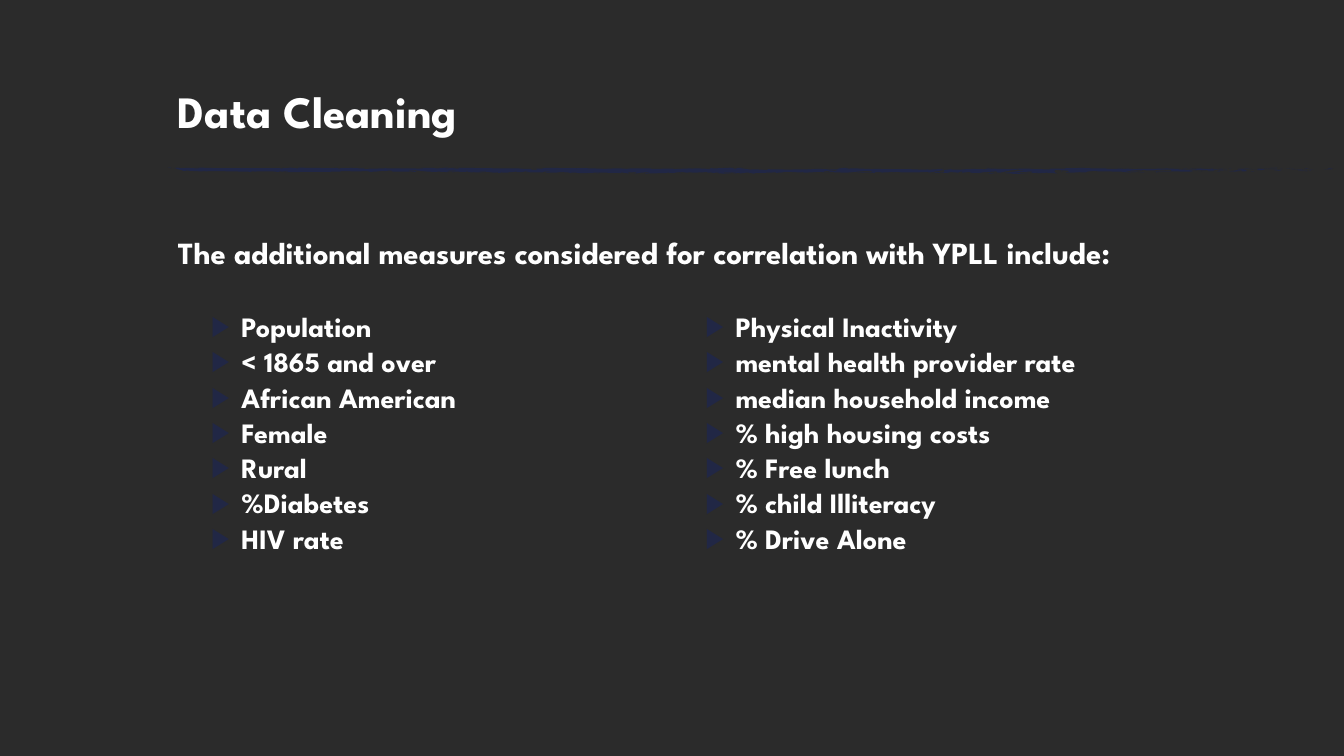
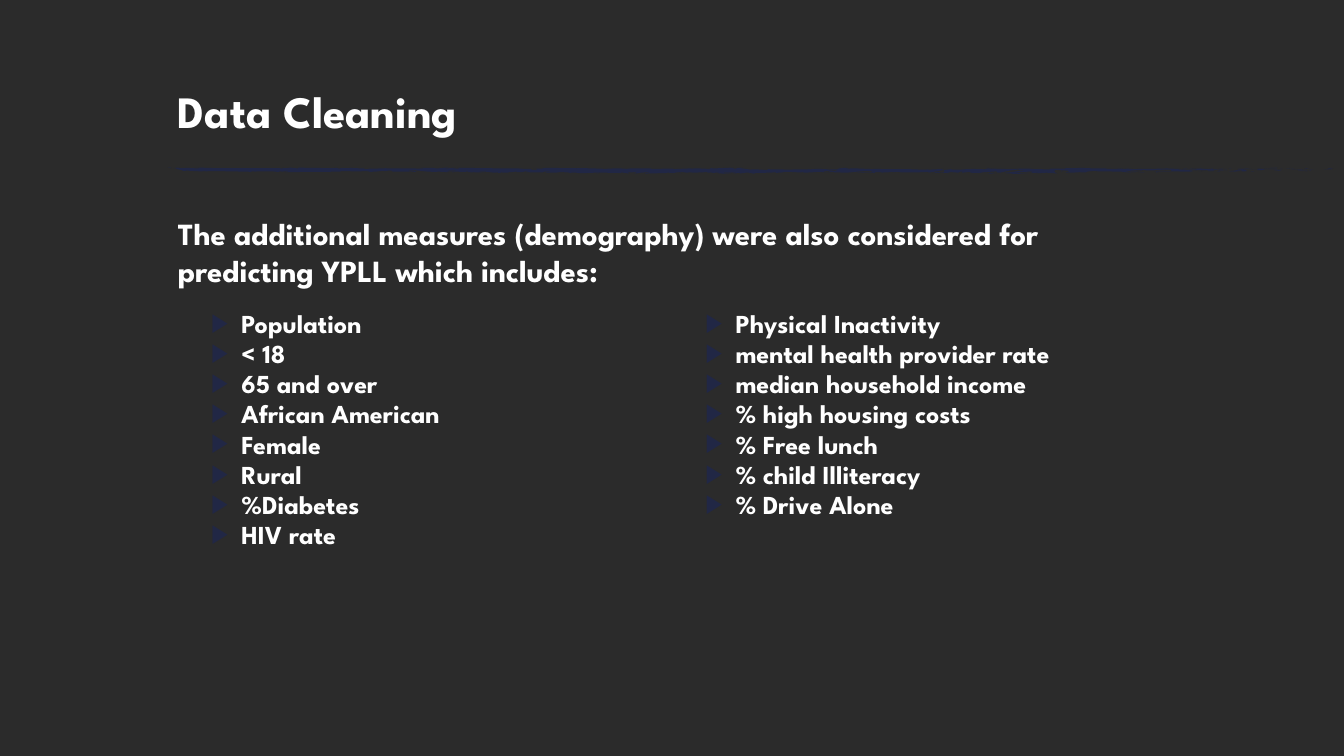
Before and after one commit to royxss/AppliedStats, a slide deck: slide 5 of Regression Analysis of US County Premature Mortality Rate.pptx. Drawn at 1344x756 pixels with LibreOffice and Linux fonts; fonts in the diff are those of the drawing; background and template pictures are left out; a plain dark background stands for a picture behind light text. Boxes give left, top, right and bottom in pixels: in the first picture for what was removed or moved away, otherwise in the second. Text is boxed around its words. In the diff, an @@ line names an element or a change of style, - is before the commit and + after.

```diff
--- a/Regression Analysis of US County Premature Mortality Rate.pptx
+++ b/Regression Analysis of US County Premature Mortality Rate.pptx
@@ text at (x1=178, y1=223, x2=1038, y2=289): text changed @@
-The additional measures considered for correlation with YPLL include:
+The additional measures (demography) were also considered for predicting YPLL which includes:
@@ text at (x1=241, y1=315, x2=1050, y2=545): size 20 to 18.5 pt; line spacing 0.8 to 0.7 @@
@@ text at (x1=241, y1=337, x2=378, y2=394): text changed; size 20 to 18.5 pt @@
-  ▶ < 1865 and over
+  ▶ < 18
+  ▶ 65 and over
```
Also in this commit, not shown: 2 other slides changed.
